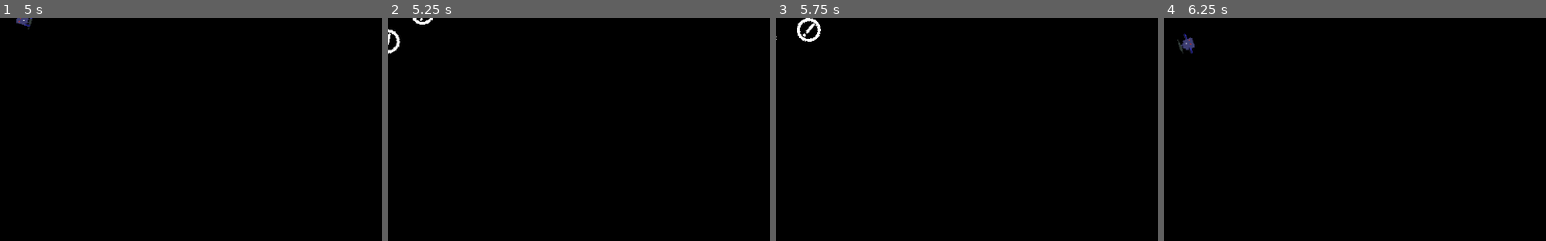
Above: before the commit, frames 1-4 (left to right).
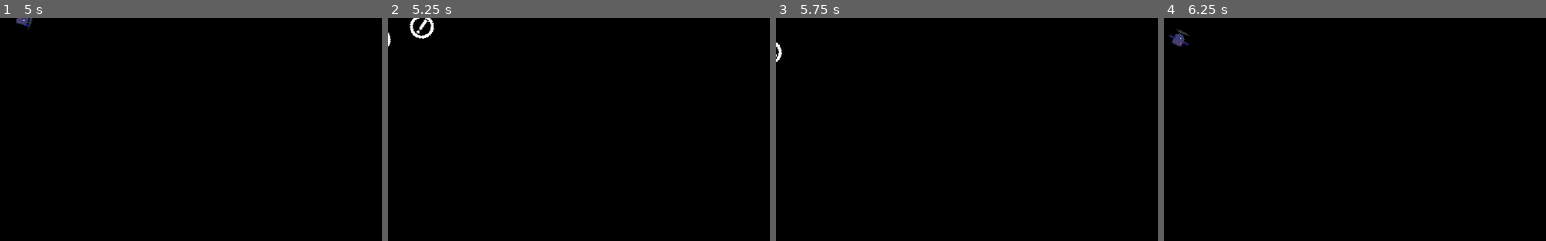
Above: after the commit, the same moments.

Repository: mcerdeira/curse-of-the-rogue
Game: Godot game, scene res://scenes/EnemyGroup.tscn
Two runs of this game, one before a commit and one after it. Both use one fixed random seed, a clock stepped at 60 frames per second and the inputs below. This scene is started directly instead of the project's main scene.
Inputs (mouse positions are % of the whole screen's width and height, from its top left):
- Up to frame 1 (5 s): move the mouse to (72, 45) at 0.52 s; press the mouse at (72, 45) at 0.53 s; hold D (right) 0.53-1.28 s; move the mouse to (30, 55) at 1.27 s; release the mouse at (30, 55) at 1.28 s; hold S (down) 1.28-2.03 s; right-click (30, 55) at 1.35 s; tap Enter at 2 s; move the mouse to (60, 28) at 2.02 s; press the mouse at (60, 28) at 2.03 s; hold D (right) 2.03-2.78 s; move the mouse to (45, 70) at 2.77 s; release the mouse at (45, 70) at 2.78 s; hold W (up) 2.78-3.53 s; right-click (45, 70) at 2.85 s; move the mouse to (80, 65) at 3.52 s; press the mouse at (80, 65) at 3.53 s; hold A (left) from 3.53 s (still down); move the mouse to (20, 35) at 4.27 s; release the mouse at (20, 35) at 4.28 s; right-click (20, 35) at 4.35 s
- Up to frame 2 (5.25 s): tap R (restart_game) at 5 s; move the mouse to (55, 50) at 5.02 s; release A (left) at 5.03 s; press the mouse at (55, 50) at 5.03 s; hold S (down) from 5.03 s (still down)
- Up to frame 3 (5.75 s): keep holding S (down)
- Up to frame 4 (6.25 s): move the mouse to (35, 25) at 5.77 s; release S (down) at 5.78 s; release the mouse at (35, 25) at 5.78 s; hold D (right) from 5.78 s (still down); right-click (35, 25) at 5.85 s
The pictures show only the part of the screen within x 0-50%, y 0-50%; the shares and areas given below are measured in that part.

Frame 1 is identical in both runs. In frame 2, 0.5% of the frame differs, in the area x 0-13%, y 0-17%; in frame 3, 0.4%; in frame 4, 0.4%.
Error before the commit: Invalid get index '0' (on base: 'Array'). (res://scenes/EnemyGroup.gd:12)
Error after the commit: Invalid get index '0' (on base: 'Array'). (res://scenes/EnemyGroup.gd:14)

Commit message:
Cosas

Diff:
--- a/src/scenes/Enemy.gd
+++ b/src/scenes/Enemy.gd
@@ -35,12 +35,17 @@
 	$sprite.animation = "sign"
 	$area.add_to_group("enemies")
 
-func emit():
+func emit(colored:=false):
 	for i in range(2):
 		var p = particle.instance()
 		var root = get_node("/root/Main")
 		root.add_child(p)
 		p.global_position = global_position
+		if colored:
+			if infected:
+				p.color = Global.infected_color
+			else:
+				p.color = Global.poisoned_color
 
 func drop_gem():
 	var count = 1
@@ -53,6 +58,12 @@
 
 func _physics_process(delta):
 	if !iamasign:
+		if poisoned:
+			if randi() % 100 + 1 == 100:
+				emit()
+
+			hit(null, 1 * delta, "")
+
 		enemy_behaviour(delta)
 	else:
 		if iamasign_ttl > 0:
@@ -164,6 +175,7 @@
 
 	$sprite.animation = enemy_type
 	if enemy_type == "bat":
+		$collider2.set_deferred("disabled", true)
 		shoot_ttl_total = 0
 		shoot_ttl = shoot_ttl_total
 		shoot_type = false
@@ -208,6 +220,10 @@
 		life -= dmg
 		hit_ttl = hit_ttl_total
 
+		if Global.poison:
+			$sprite.modulate = Global.poisoned_color
+			poisoned = true
+
 		if is_enemy_group:
 			get_parent().stop_moving = 0.5
 
@@ -231,5 +247,6 @@
 func _on_area_body_entered(body):
 	if !iamasign and body.is_in_group("players"):
 		if Global.zombie:
+			$sprite.modulate = Global.infected_color
 			infected = true
 		body.hit(dmg)
--- a/src/scenes/Enemy.tscn
+++ b/src/scenes/Enemy.tscn
@@ -79,9 +79,11 @@
 [node name="sprite" type="AnimatedSprite" parent="."]
 frames = SubResource( 2 )
 animation = "scorpion"
+frame = 2
 playing = true
 
 [node name="collider2" type="CollisionShape2D" parent="."]
+visible = false
 shape = SubResource( 3 )
 
 [connection signal="body_entered" from="area" to="." method="_on_area_body_entered"]
--- a/src/scenes/EnemyGroup.gd
+++ b/src/scenes/EnemyGroup.gd
@@ -7,8 +7,10 @@
 var spawner = null
 var stop_moving = 0
 var die_ttl = 0.1
+var rot_speed = 1
 
 func _ready():
+	rot_speed = Global.pick_random([1, 3])
 	player_chase = get_tree().get_nodes_in_group("players")[0]
 	speed = 120
 	enemy_list = get_children()
@@ -25,7 +27,7 @@
 		if Global.GAME_OVER:
 			return
 
-		rotation += 1 * delta
+		rotation += rot_speed * delta
 
 		var alive = false
 		for e in enemy_list:
--- a/src/scenes/Player.gd
+++ b/src/scenes/Player.gd
@@ -99,7 +99,7 @@
 		Global.refresh_hud()
 
 func turn_into_zombie():
-	for i in range(Global.health):
+	for i in range(Global.health.size()):
 		if Global.health[i] == 0:
 			Global.health[i] = 4
 
--- a/src/scenes/particle2.gd
+++ b/src/scenes/particle2.gd
@@ -1,11 +1,15 @@
 extends Particles2D
 var _texture = preload("res://sprites/smoke.png")
 export var infinite = false
+var color = null
 
 func _ready():
 	one_shot = true
 
 func _physics_process(delta):
+	if color != null:
+		modulate = color
+
 	if one_shot and infinite:
 		one_shot = false
 
--- a/src/scripts/Global.gd
+++ b/src/scripts/Global.gd
@@ -6,15 +6,20 @@
 var CURRENT_FLOOR = 0
 var ENEMY_SPAWN_TIMER_TOTAL = 10
 var ENEMY_SPAWN_TIMER = ENEMY_SPAWN_TIMER_TOTAL
-
+var poisoned_color = Color8(100, 196, 27)
+var infected_color = Color8(203, 54, 220)
 var FLOOR_TYPE = ""
-var FLOOR_WAVES = [-1, 2, 2, 3, 3, 4, 4, 5]
+var FLOOR_WAVES = [-1, 1, 2, 3, 3, 4, 4, 5]
 var FLOOR_ROOMS = [-1, 2, 3, 4, 5, 6, 6, 7]
 var FLOOR_REWARD = [-1, 10, 10, 20, 20, 30, 30, 50]
 var FLOOR_ENEMIES = [
 	-1,
+	["scorpion"],
+	["bat"],
 	["scorpion", "bat"],
-	["scorpion", "bat", "skeleton"]
+	["skeleton"],
+	["skeleton","scorpion"],
+	["scorpion", "bat", "skeleton"],
 ]
 
 var GAME_OVER = false
Not shown: 1 places in src/scenes/Enemy.tscn that only renumber resources
